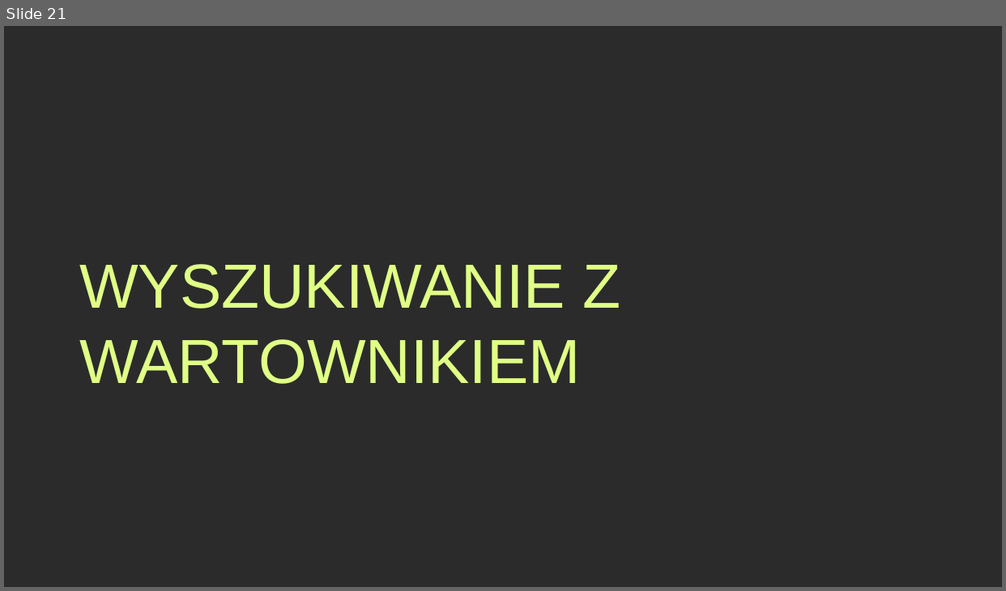
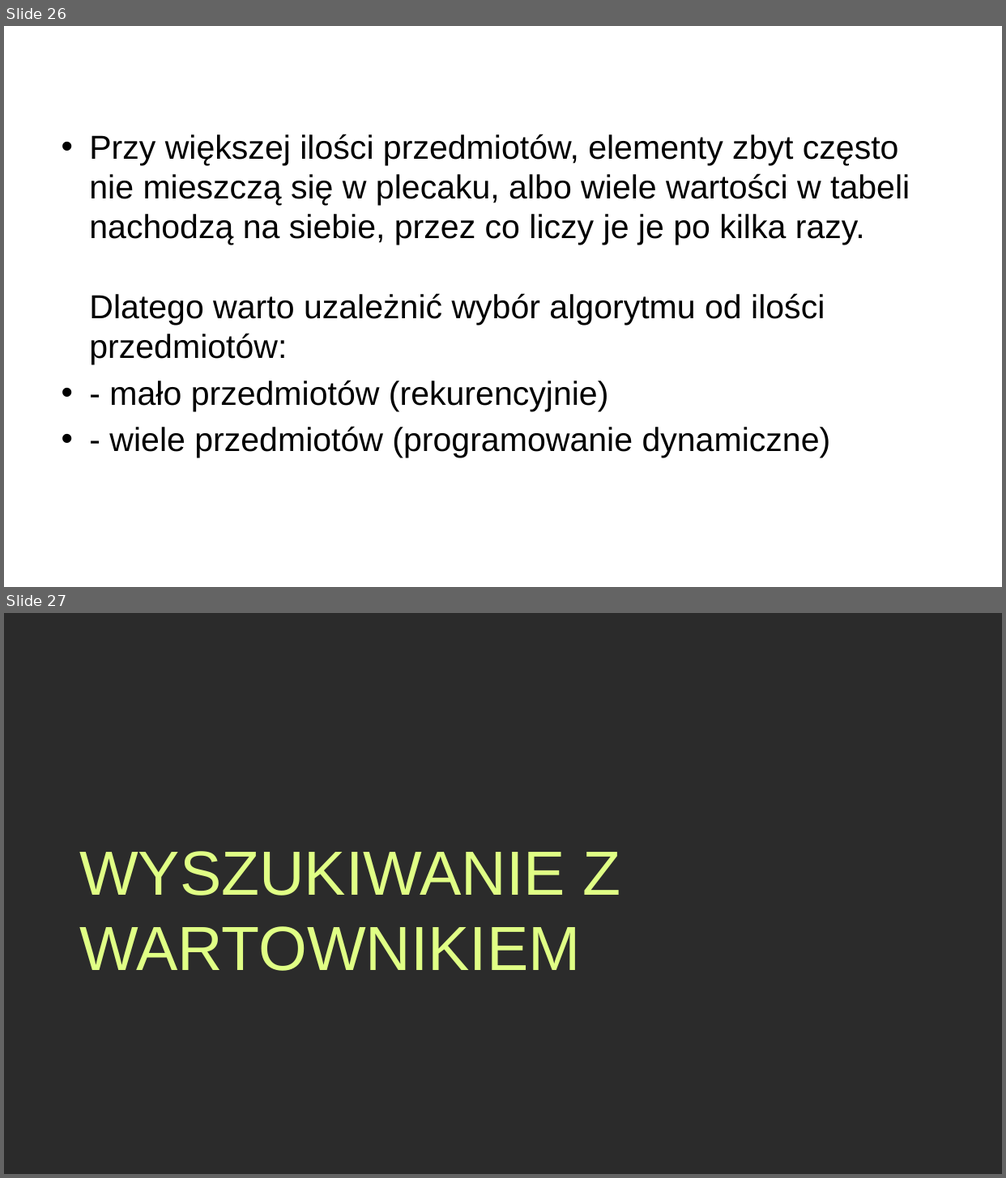
Before and after one commit to Wid-mo/prezentacja, a slide deck: Algorytm plecakowy.pptx. Shown one above the other, each under a label of ours: slide 21 before the commit, slides 26 and 27 after it. The pictures are 1006x591 and 1006x1178 pixels, drawn with LibreOffice and Linux fonts; fonts in the diff are those of the drawing; background and template pictures are left out; a plain dark background stands for a picture behind light text. Boxes give left, top, right and bottom in pixels: in the first picture for what was removed or moved away, otherwise in the second. Text is boxed around its words. In the diff, an @@ line names an element or a change of style, - is before the commit and + after.

```diff
--- a/Algorytm plecakowy.pptx
+++ b/Algorytm plecakowy.pptx
@@ slide 26 added at (4, 26, 1002, 587), background picture (left out) @@
@@ title added at (54, 41, 953, 90), 36 pt, text #FFFFFF @@
+Podsumowanie
@@ text added at (89, 134, 910, 459), 32 pt, text #000000 @@
+• Przy większej ilości przedmiotów, elementy zbyt często nie mieszczą się w plecaku, albo wiele wartości w tabeli nachodzą na siebie, przez co liczy je je po kilka razy.
+  Dlatego warto uzależnić wybór algorytmu od ilości przedmiotów:
+• - mało przedmiotów (rekurencyjnie)
+• - wiele przedmiotów (programowanie dynamiczne)
@@ what was slide 21 is now slide 27 @@
```
Also in this commit, not shown: 1 slide changed, 5 other slides added.
